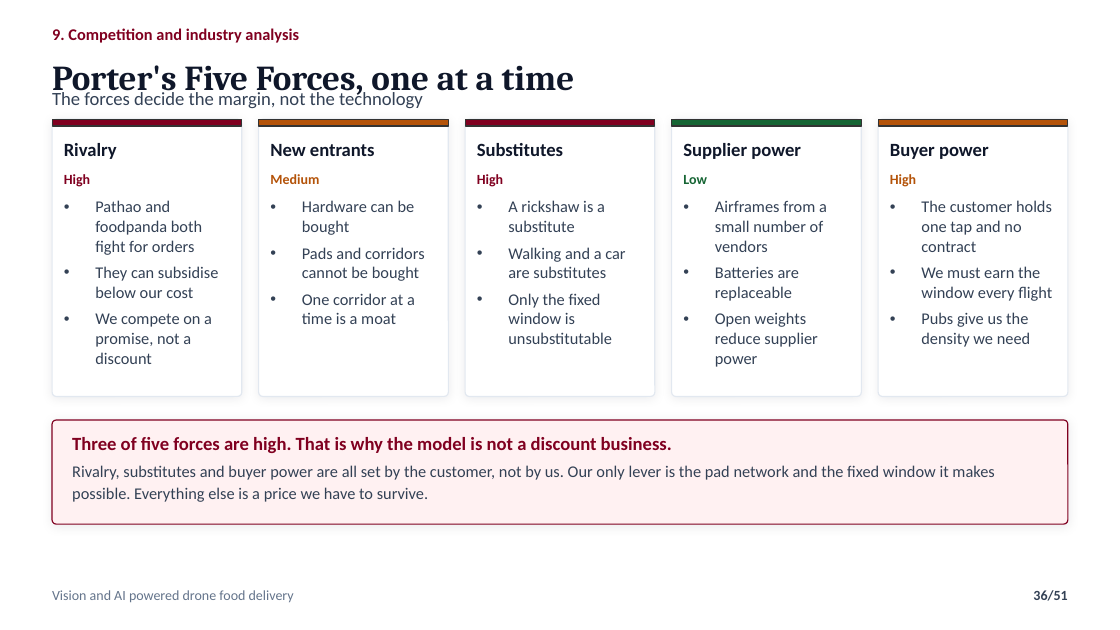
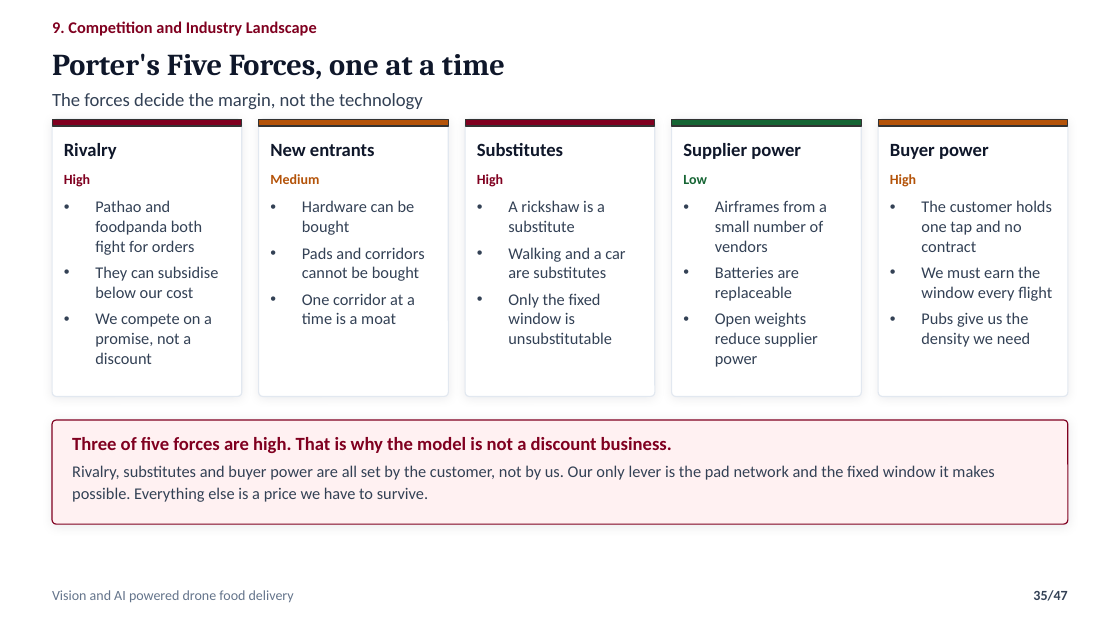
Before and after one commit to nafiskabbo/presentation-hum, a slide deck: slide 35 of output/AeroSetu_Group_Presentation-v1.pptx (slide 36 before the commit). Drawn at 1120x630 pixels with LibreOffice and Linux fonts; fonts in the diff are those of the drawing. Boxes give left, top, right and bottom in pixels: in the first picture for what was removed or moved away, otherwise in the second. Text is boxed around its words. In the diff, an @@ line names an element or a change of style, - is before the commit and + after.

```diff
--- a/output/AeroSetu_Group_Presentation-v1.pptx
+++ b/output/AeroSetu_Group_Presentation-v1.pptx
@@ text at [52,21,317,36]: text changed @@
-9. Competition and industry analysis
+9. Competition and Industry Landscape
@@ text "Porter's Five Forces, one at ...": place and size @@
-text "Porter's Five Forces, one at ..." at [52,65,575,98]
+text "Porter's Five Forces, one at ..." at [52,53,505,79]
@@ text "Porter's Five Forces, one at ..." at [52,53,505,79]: size 30 to 26 pt @@
@@ page number at [1033,590,1067,601]: text changed @@
-36/51
+35/47
```
Also in this commit, not shown: 44 other slides changed, 1 slide added, 5 slides removed, 3 other files.
